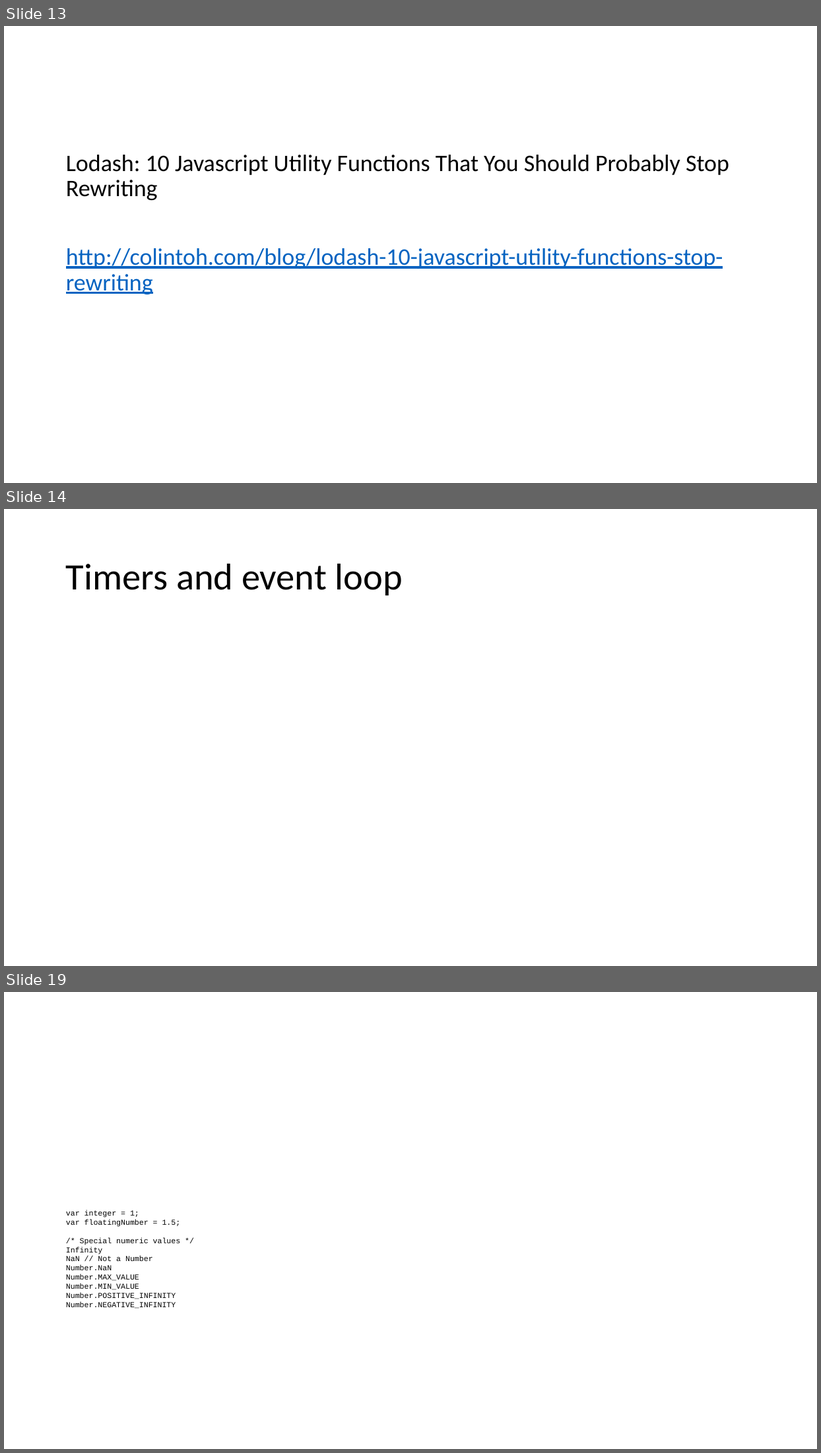
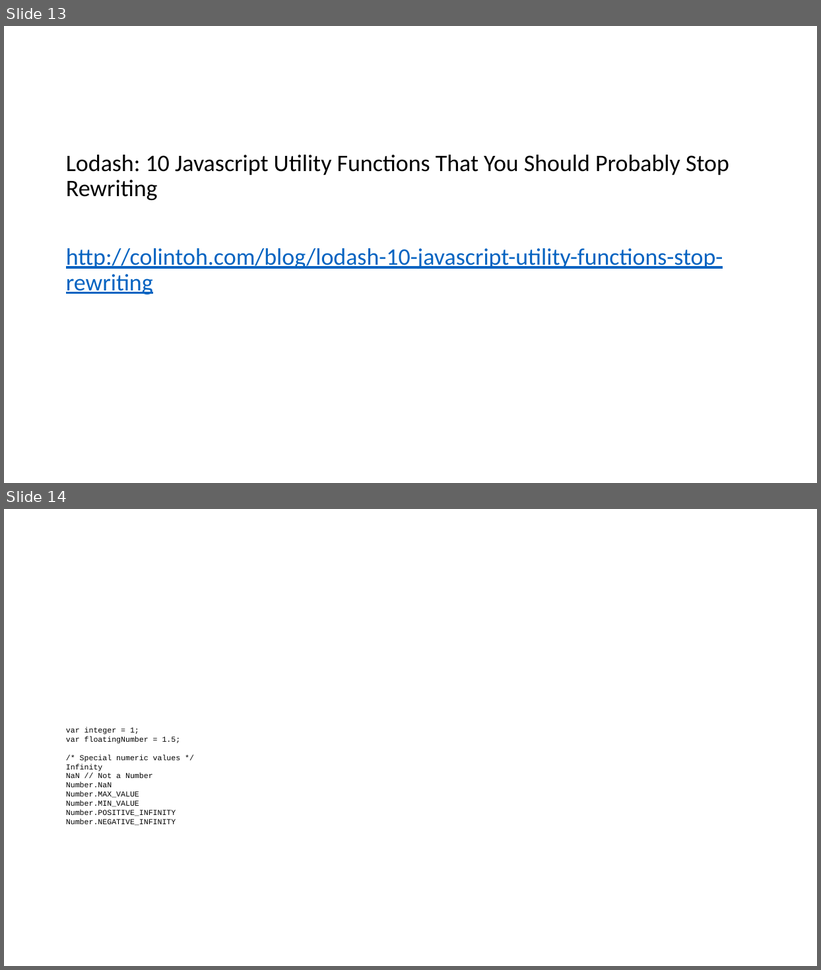
Before and after one commit to dzmitry-varabei/front-end-course, a slide deck: es6/Presentation1.pptx. Shown one above the other, each under a label of ours: slides 13, 14 and 19 before the commit, slides 13 and 14 after it; the slides between them are not shown. The pictures are 821x1453 and 821x970 pixels, drawn with LibreOffice and Linux fonts; fonts in the diff are those of the drawing. Boxes give left, top, right and bottom in pixels: in the first picture for what was removed or moved away, otherwise in the second. Text is boxed around its words. In the diff, an @@ line names an element or a change of style, - is before the commit and + after.

```diff
--- a/es6/Presentation1.pptx
+++ b/es6/Presentation1.pptx
@@ slide 14 removed at (x1=4, y1=509, x2=817, y2=966), background #FFFFFF @@
@@ title removed at (x1=66, y1=563, x2=403, y2=595) @@
-Timers and event loop
@@ what was slide 19 is now slide 14 @@
```
Also in this commit, not shown: 4 other slides removed, 4 other files.
